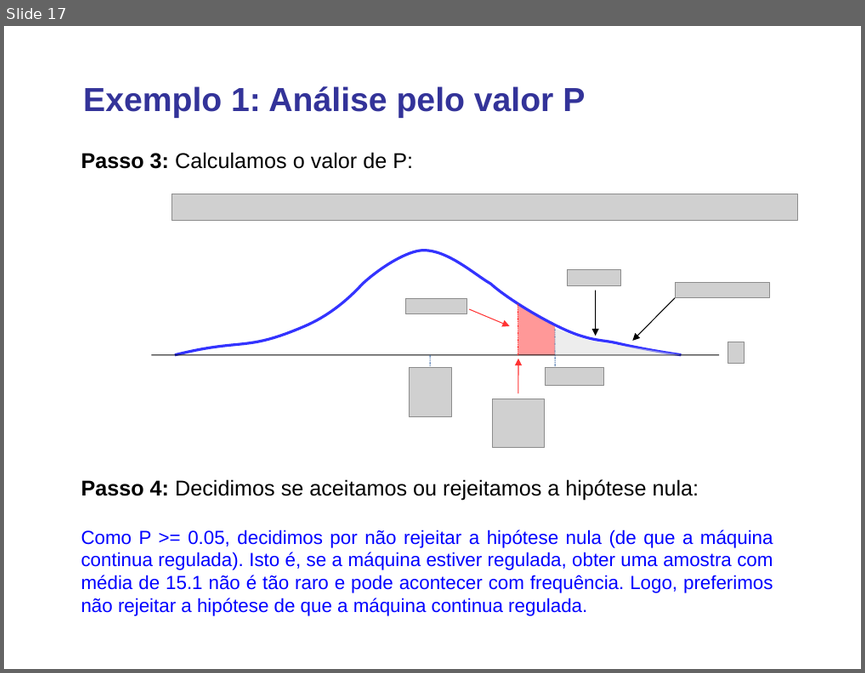
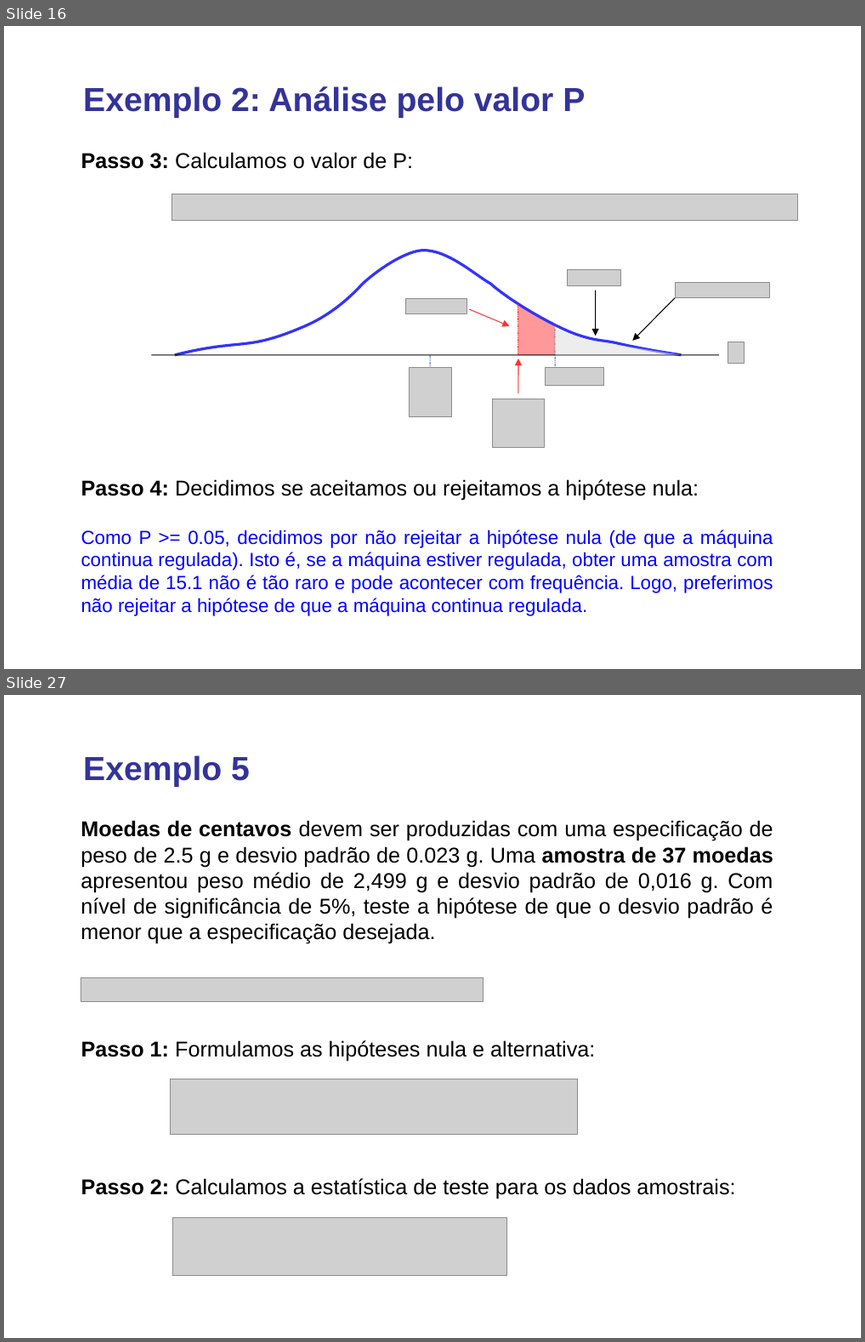
Before and after one commit to lansaviniec/estatistica, a slide deck: 8 teste_de_hipotese.ppt. Shown one above the other, each under a label of ours: slide 17 before the commit, slides 16 and 27 after it; the slides between them are not shown. The pictures are 865x673 and 865x1342 pixels, drawn with LibreOffice and Linux fonts; fonts in the diff are those of the drawing; grey boxes stand for pictures. Boxes give left, top, right and bottom in pixels: in the first picture for what was removed or moved away, otherwise in the second. Text is boxed around its words. In the diff, an @@ line names an element or a change of style, - is before the commit and + after.

```diff
--- a/8 teste_de_hipotese.ppt
+++ b/8 teste_de_hipotese.ppt
@@ slide 27 added at [4,695,861,1338], background #FFFFFF @@
@@ text added at [83,755,250,787], 28 pt, text #333399, bold @@
+Exemplo 5
@@ text added at [80,820,773,944], 18 pt, text #000000 @@
+Moedas de centavos devem ser produzidas com uma especificação de peso de 2.5 g e desvio padrão de 0.023 g. Uma amostra de 37 moedas apresentou peso médio de 2,499 g e desvio padrão de 0,016 g. Com nível de significância de 5%, teste a hipótese de que o desvio padrão é menor que a especificação desejada.
@@ picture added at [81,978,483,1002] @@
@@ text added at [81,1040,595,1061], 18 pt, text #000000 @@
+Passo 1: Formulamos as hipóteses nula e alternativa:
@@ picture added at [171,1079,577,1134] @@
@@ text added at [81,1178,735,1199], 18 pt, text #000000 @@
+Passo 2: Calculamos a estatística de teste para os dados amostrais:
@@ picture added at [173,1218,507,1276] @@
@@ what was slide 17 is now slide 16 @@
@@ slide 16 changed as well @@
@@ text at [83,86,585,118]: text changed @@
-Exemplo 1: Análise pelo valor P
+Exemplo 2: Análise pelo valor P
```
Also in this commit, not shown: 7 other slides changed, 11 other slides added, 1 slide removed, 1 other file.
